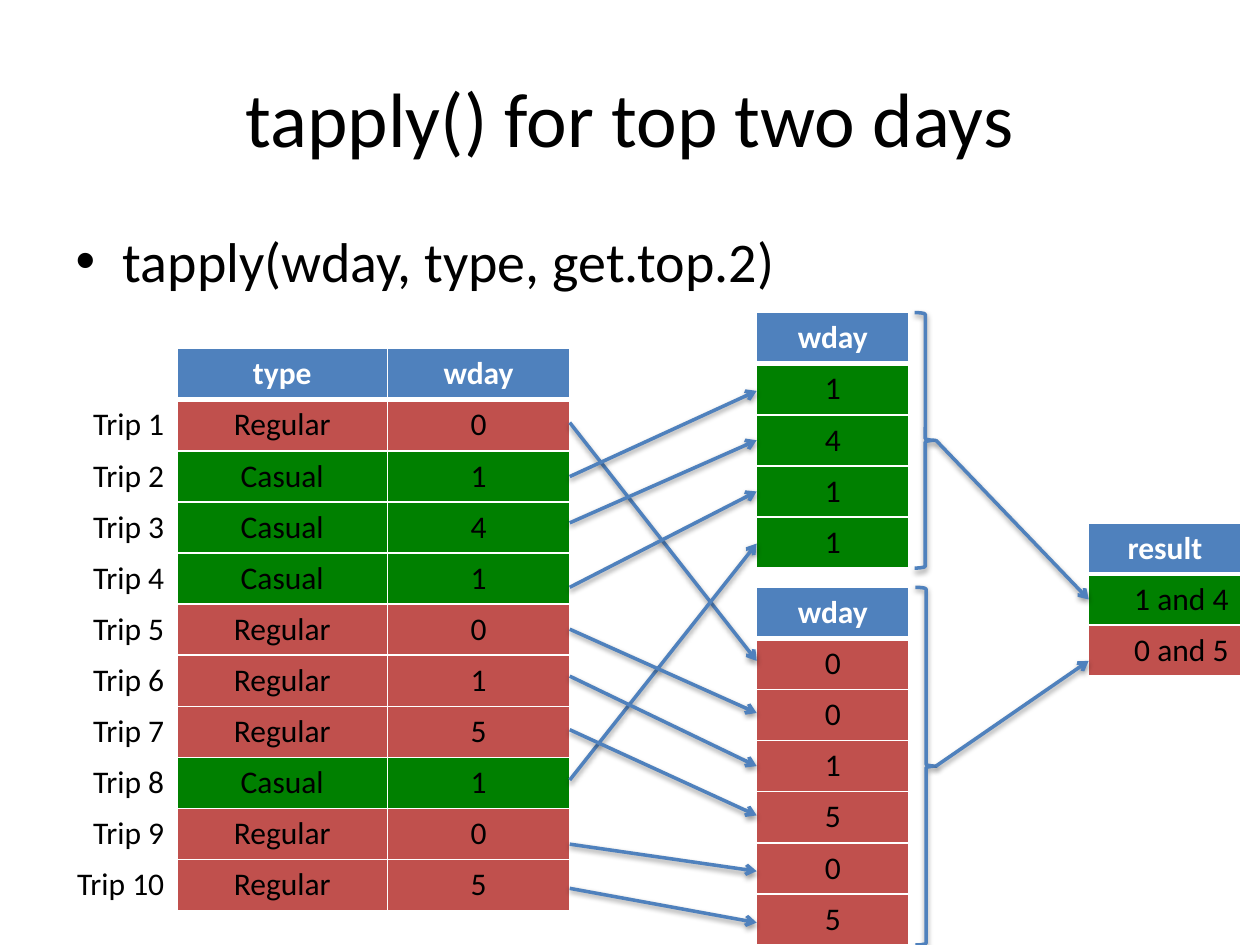
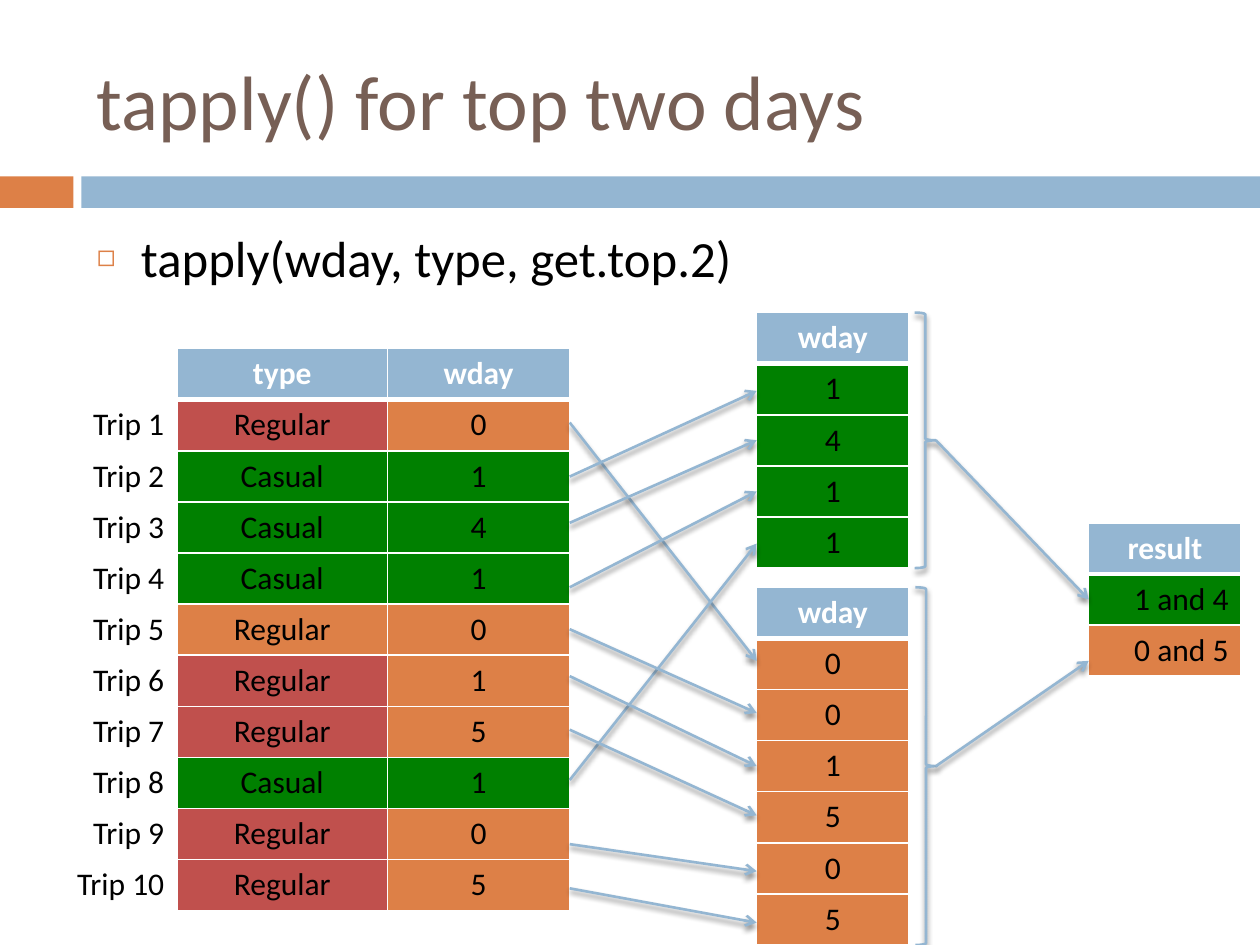
Before and after one commit to IainNZ/ORSoftwareTools2014, a slide deck: slide 6 of IntermediateR/slides.pptx. Drawn at 1260x945 pixels with LibreOffice and Linux fonts; fonts in the diff are those of the drawing. Boxes give left, top, right and bottom in pixels: in the first picture for what was removed or moved away, otherwise in the second. Text is boxed around its words. In the diff, an @@ line names an element or a change of style, - is before the commit and + after.

```diff
--- a/IntermediateR/slides.pptx
+++ b/IntermediateR/slides.pptx
@@ title "tapply() for top two days": place and size @@
-title "tapply() for top two days" at [246,91,1013,160]
+title "tapply() for top two days" at [97,74,864,143]
@@ title "tapply() for top two days" at [97,74,864,143]: text colour #000000 to #775F55; alignment centre to left @@
@@ rectangle added at [0,176,73,208], fill #DD8047 @@
@@ rectangle added at [82,176,1260,208], fill #94B6D2 @@
@@ text "tapply(wday, type, get.top.2)": place and size @@
-text "tapply(wday, type, get.top.2)" at [123,241,774,292]
+text "tapply(wday, type, get.top.2)" at [141,240,731,286]
@@ text "tapply(wday, type, get.top.2)" at [141,240,731,286]: size 32 to 29 pt; bullet • to ◻ @@
@@ table at [757,312,910,568] @@
@@ fill #4F81BD to #94B6D2 in row 1, column 1 @@
@@ right brace at [915,312,936,568]: outline #4F81BD 2 pt to #94B6D2 1.5 pt; shadow changed @@
@@ table at [48,349,568,911] @@
@@ fill #4F81BD to #94B6D2 in 2 cells @@
@@ fill #C0504D to #DD8047 in 7 cells @@
@@ arrow (570, 476) - (757, 391): stroke #4F81BD 2 pt to #94B6D2 1.5 pt @@
@@ arrow (570, 422) - (757, 662): stroke #4F81BD 2 pt to #94B6D2 1.5 pt @@
@@ arrow (570, 523) - (757, 440): stroke #4F81BD 2 pt to #94B6D2 1.5 pt @@
@@ arrow (936, 440) - (1089, 600): stroke #4F81BD 2 pt to #94B6D2 1.5 pt @@
@@ arrow (570, 587) - (757, 491): stroke #4F81BD 2 pt to #94B6D2 1.5 pt @@
@@ table at [1089,523,1241,677] @@
@@ fill #4F81BD to #94B6D2 in row 1, column 1 @@
@@ fill #C0504D to #DD8047 in row 3, column 1 @@
@@ arrow (570, 780) - (757, 543): stroke #4F81BD 2 pt to #94B6D2 1.5 pt @@
@@ table at [757,587,910,945] @@
@@ fill #4F81BD to #94B6D2 in row 1, column 1 @@
@@ fill #C0504D to #DD8047 in 6 cells @@
@@ right brace at [916,587,937,945]: outline #4F81BD 2 pt to #94B6D2 1.5 pt; shadow changed @@
@@ arrow (570, 629) - (757, 713): stroke #4F81BD 2 pt to #94B6D2 1.5 pt @@
@@ arrow (570, 677) - (757, 766): stroke #4F81BD 2 pt to #94B6D2 1.5 pt @@
@@ arrow (936, 766) - (1089, 662): stroke #4F81BD 2 pt to #94B6D2 1.5 pt @@
@@ arrow (570, 730) - (757, 815): stroke #4F81BD 2 pt to #94B6D2 1.5 pt @@
@@ arrow (570, 844) - (757, 871): stroke #4F81BD 2 pt to #94B6D2 1.5 pt @@
@@ arrow (570, 888) - (757, 922): stroke #4F81BD 2 pt to #94B6D2 1.5 pt @@
```
Also in this commit, not shown: 14 other slides changed, 1 other file.
